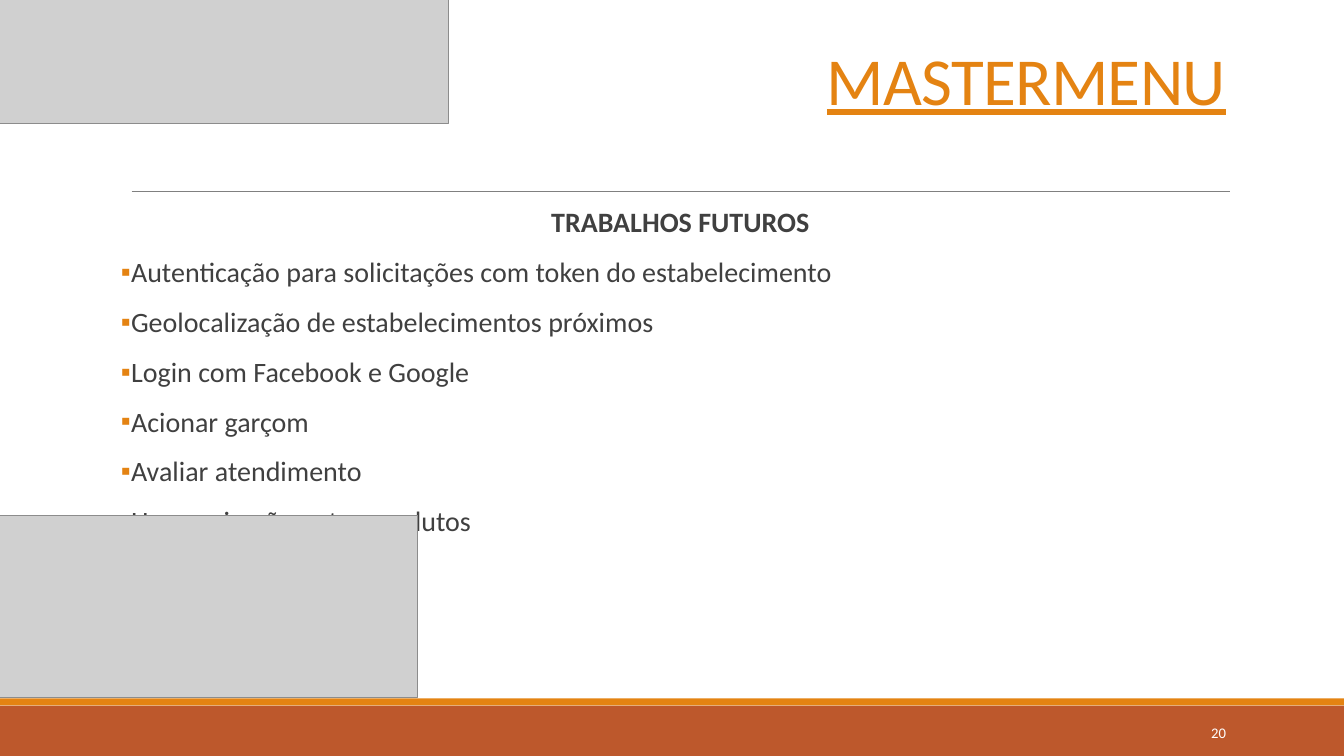
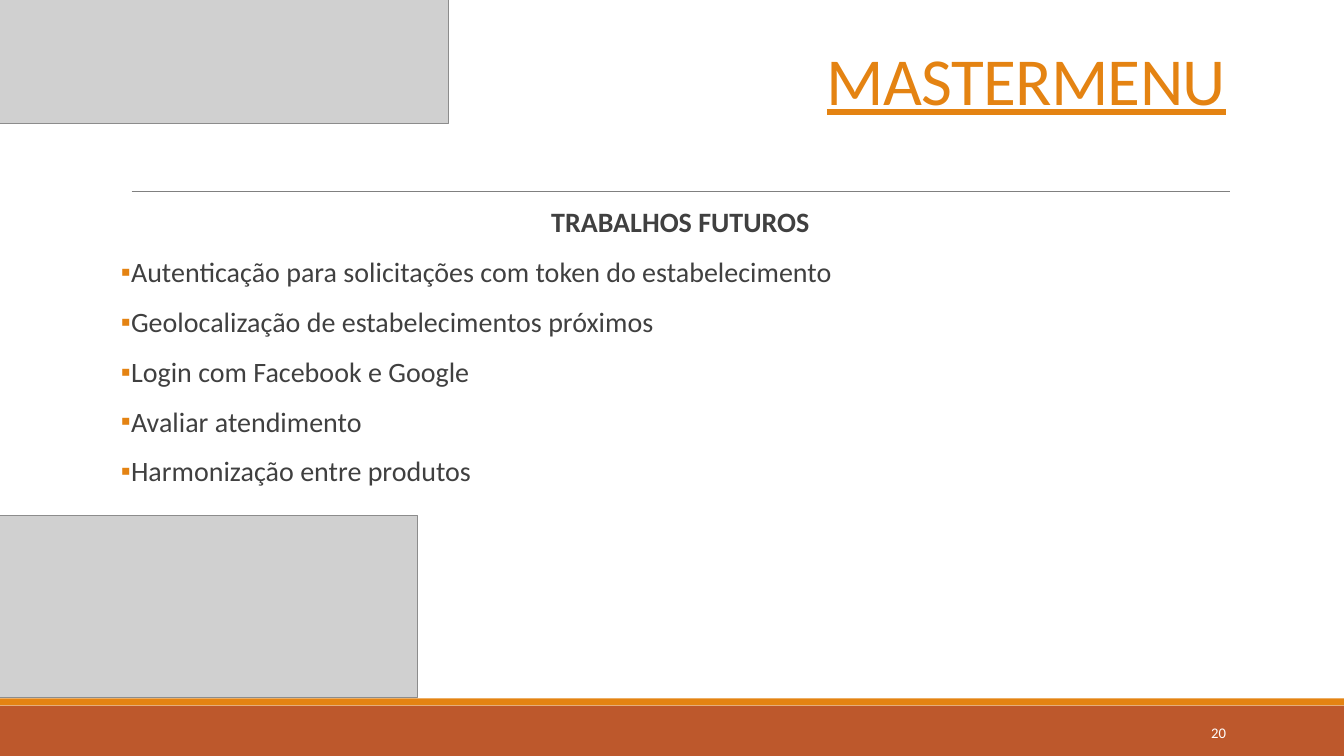
Before and after one commit to MatheusTabares/Master-menu, a slide deck: slide 20 of Documentos/Apresentação/Defesa Trabalho de Conclusão de Curso.pptx. Drawn at 1344x756 pixels with LibreOffice and Linux fonts; fonts in the diff are those of the drawing; grey boxes stand for pictures. Boxes give left, top, right and bottom in pixels: in the first picture for what was removed or moved away, otherwise in the second. Text is boxed around its words. In the diff, an @@ line names an element or a change of style, - is before the commit and + after.

```diff
--- a/Documentos/Apresentação/Defesa Trabalho de Conclusão de Curso.pptx
+++ b/Documentos/Apresentação/Defesa Trabalho de Conclusão de Curso.pptx
@@ text at box(131, 413, 309, 437): paragraph removed @@
-▪ Acionar garçom
```
Also in this commit, not shown: 3 other slides changed, 4 other files.
